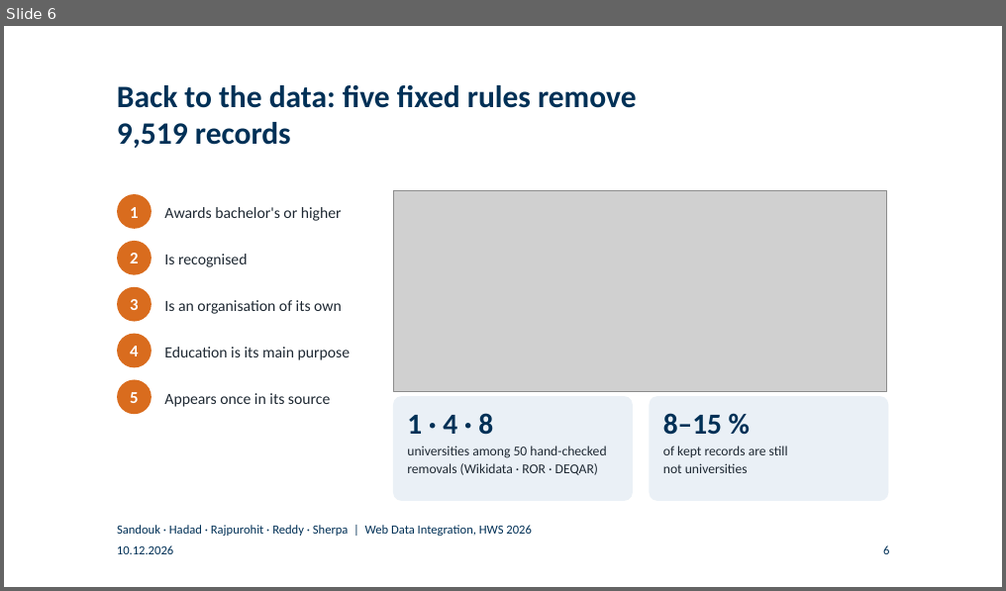
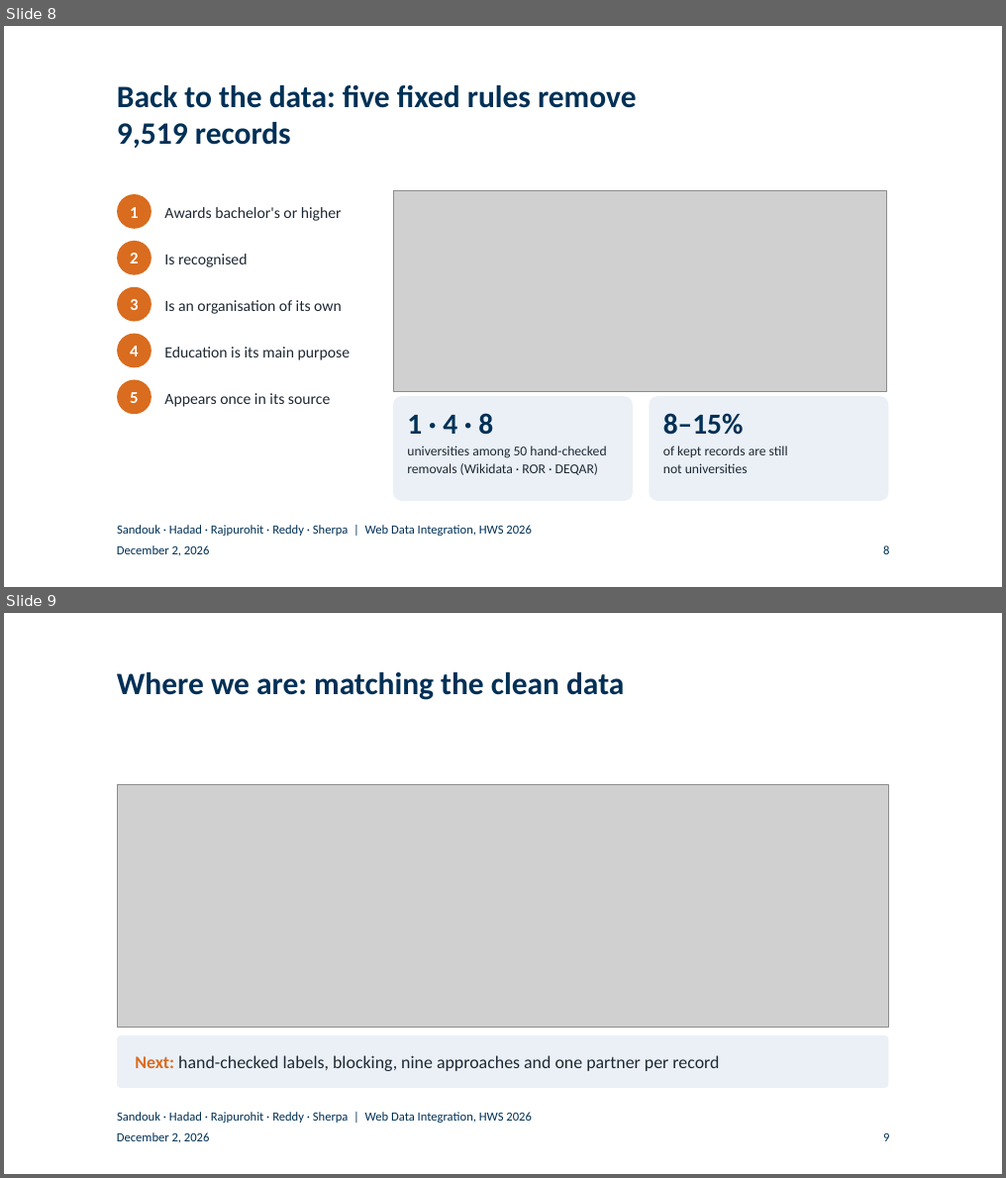
Before and after one commit to BlackSamuron0305/Web-Data-Integration-Project-HWS2026, a slide deck: submission/final-presentation/final_presentation.pptx. Shown one above the other, each under a label of ours: slide 6 before the commit, slides 8 and 9 after it. The pictures are 1006x591 and 1006x1178 pixels, drawn with LibreOffice and Linux fonts; fonts in the diff are those of the drawing; grey boxes stand for pictures; background and template pictures are left out. Boxes give left, top, right and bottom in pixels: in the first picture for what was removed or moved away, otherwise in the second. Text is boxed around its words. In the diff, an @@ line names an element or a change of style, - is before the commit and + after.

Commit message:
Add BPMN agenda slides and update fusion slide in presentation
- Four "Where we are" slides reuse the report's BPMN model as the agenda,
  highlighting the current step (figures/agenda.drawio, scripts/agenda_bpmn.py)
- Fusion slide shows the function chosen per attribute, with websites
  (ROR first) and coordinates (Wikidata first) as in the report
- Presentation date December 2, 2026 and US number formats in slides and plots

```diff
--- a/submission/final-presentation/final_presentation.pptx
+++ b/submission/final-presentation/final_presentation.pptx
@@ slide 9 added at bbox=[4, 613, 1002, 1174], background #FFFFFF @@
@@ title added at bbox=[117, 672, 624, 700], 30 pt, text #003056, bold @@
+Where we are: matching the clean data
@@ picture added at bbox=[117, 785, 888, 1027] @@
@@ rounded rectangle added at bbox=[117, 1036, 888, 1088], fill #EAF0F6 @@
@@ text added at bbox=[135, 1056, 719, 1071], 17 pt, text #1F2933 @@
+Next: hand-checked labels, blocking, nine approaches and one partner per record
@@ text added at bbox=[117, 1112, 532, 1123], 12 pt, text #003056 @@
+Sandouk · Hadad · Rajpurohit · Reddy · Sherpa | Web Data Integration, HWS 2026
@@ text added at bbox=[117, 1133, 209, 1143], 12 pt, text #003056 @@
+December 2, 2026
@@ page number added at bbox=[883, 1134, 889, 1142], 12 pt, text #003056 @@
+9
@@ what was slide 6 is now slide 8 @@
@@ slide 8 changed as well @@
@@ text at bbox=[663, 413, 744, 435]: spaces changed @@
-8–15 %
+8–15%
@@ text at bbox=[117, 546, 209, 556]: text changed @@
-10.12.2026
+December 2, 2026
@@ page number at bbox=[883, 546, 889, 555]: text changed @@
-6
+8
```
Also in this commit, not shown: 21 other slides changed, 3 other slides added, 11 other files.
